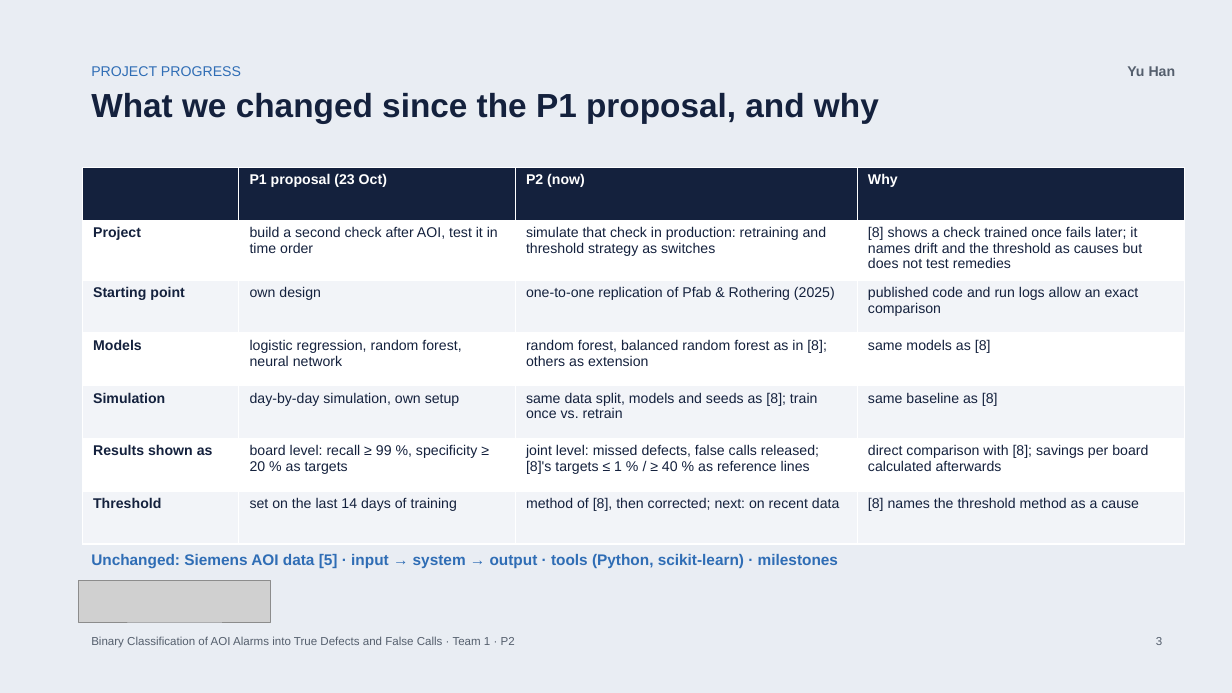
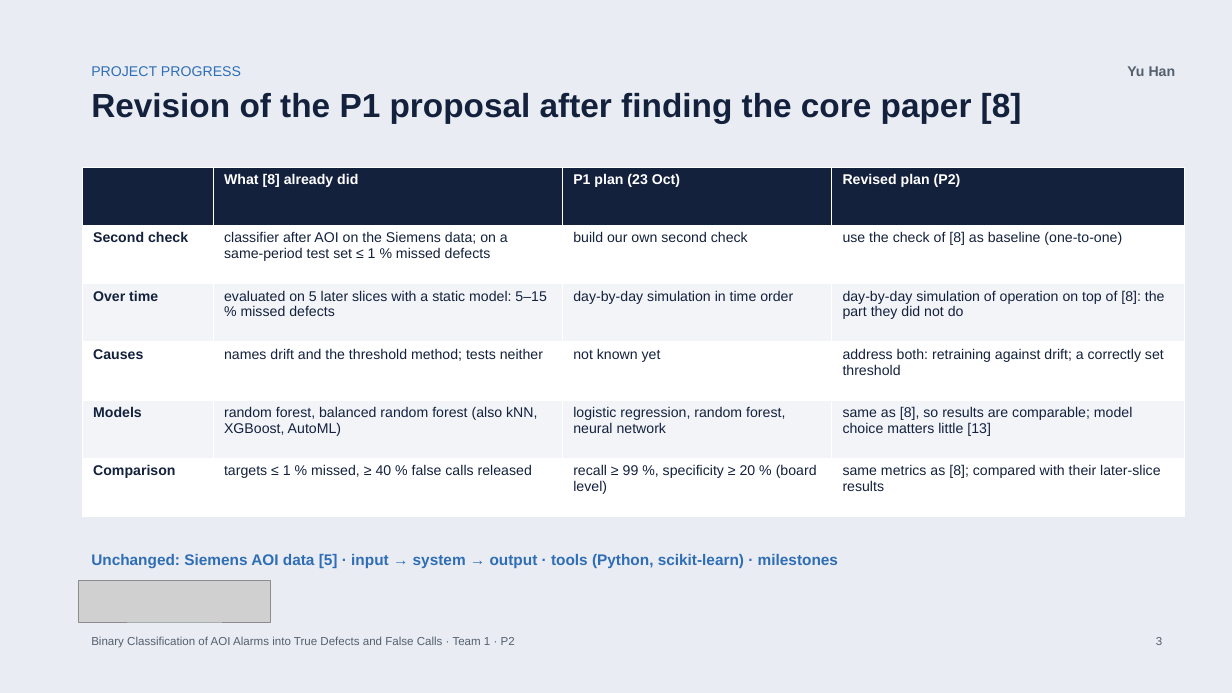
Before and after one commit to bodhi584/aoi-false-call-classification, a slide deck: slide 3 of docs/slides_p2.pptx. Drawn at 1232x693 pixels with LibreOffice and Linux fonts; fonts in the diff are those of the drawing; grey boxes stand for pictures. Boxes give left, top, right and bottom in pixels: in the first picture for what was removed or moved away, otherwise in the second. Text is boxed around its words. In the diff, an @@ line names an element or a change of style, - is before the commit and + after.

Commit message:
P2 slides: revision of P1 after the core paper; switches -> variables (#32, #36)

```diff
--- a/docs/slides_p2.pptx
+++ b/docs/slides_p2.pptx
@@ text at [91,93,1022,124]: text changed @@
-What we changed since the P1 proposal, and why
+Revision of the P1 proposal after finding the core paper [8]
@@ table at [82,167,1185,517] @@
-row 1:  | P1 proposal (23 Oct) | P2 (now) | Why
-row 2: Project | build a second check after AOI, test it in time order | simulate that check in production: retraining and threshold strategy as switches | [8] shows a check trained once fails later; it names drift and the threshold as causes but does not test remedies
-row 3: Starting point | own design | one-to-one replication of Pfab & Rothering (2025) | published code and run logs allow an exact comparison
-row 4: Models | logistic regression, random forest, neural network | random forest, balanced random forest as in [8]; others as extension | same models as [8]
-row 5: Simulation | day-by-day simulation, own setup | same data split, models and seeds as [8]; train once vs. retrain | same baseline as [8]
-row 6: Results shown as | board level: recall ≥ 99 %, specificity ≥ 20 % as targets | joint level: missed defects, false calls released; [8]'s targets ≤ 1 % / ≥ 40 % as reference lines | direct comparison with [8]; savings per board calculated afterwards
-row 7: Threshold | set on the last 14 days of training | method of [8], then corrected; next: on recent data | [8] names the threshold method as a cause
+row 1:  | What [8] already did | P1 plan (23 Oct) | Revised plan (P2)
+row 2: Second check | classifier after AOI on the Siemens data; on a same-period test set ≤ 1 % missed defects | build our own second check | use the check of [8] as baseline (one-to-one)
+row 3: Over time | evaluated on 5 later slices with a static model: 5–15 % missed defects | day-by-day simulation in time order | day-by-day simulation of operation on top of [8]: the part they did not do
+row 4: Causes | names drift and the threshold method; tests neither | not known yet | address both: retraining against drift; a correctly set threshold
+row 5: Models | random forest, balanced random forest (also kNN, XGBoost, AutoML) | logistic regression, random forest, neural network | same as [8], so results are comparable; model choice matters little [13]
+row 6: Comparison | targets ≤ 1 % missed, ≥ 40 % false calls released | recall ≥ 99 %, specificity ≥ 20 % (board level) | same metrics as [8]; compared with their later-slice results
```
Also in this commit, not shown: 5 other slides changed, 5 other files.
